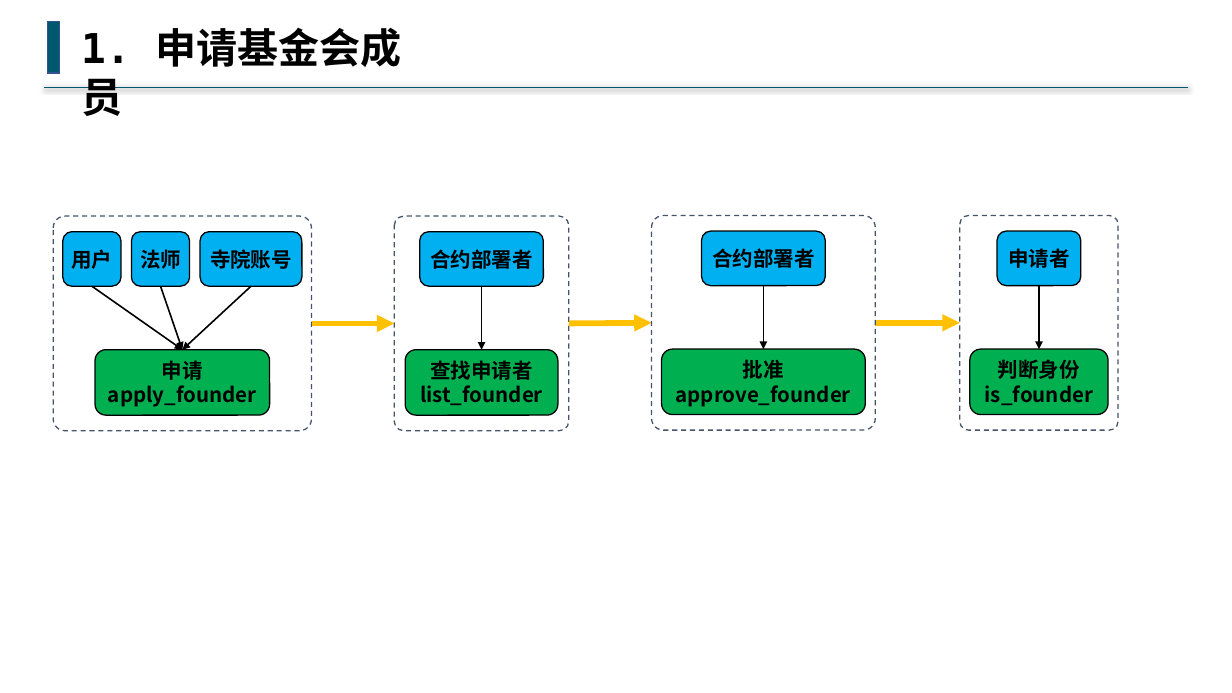
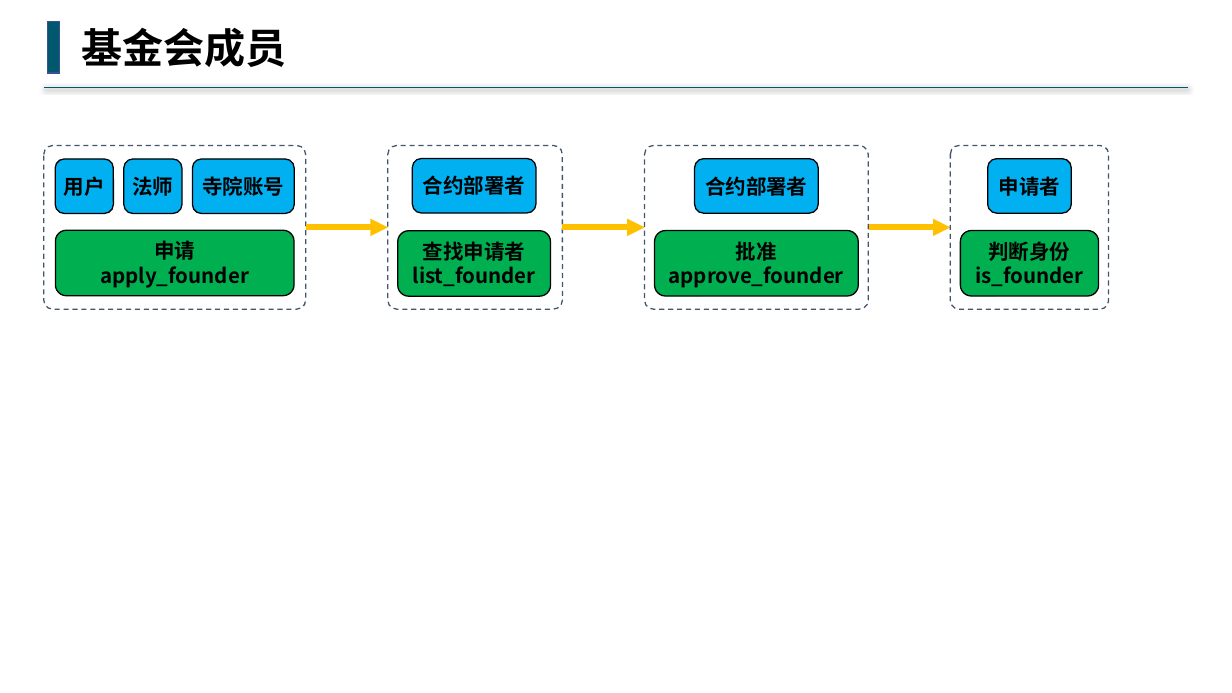
Before and after one commit to buddhachain/buddhaContract, a slide deck: slide 2 of doc/流程框架.pptx (slide 1 before the commit). Drawn at 1232x693 pixels with LibreOffice and Linux fonts; fonts in the diff are those of the drawing. Boxes give left, top, right and bottom in pixels: in the first picture for what was removed or moved away, otherwise in the second. Text is boxed around its words. In the diff, an @@ line names an element or a change of style, - is before the commit and + after.

```diff
--- a/doc/流程框架.pptx
+++ b/doc/流程框架.pptx
@@ text at (x1=81, y1=28, x2=286, y2=67): text changed @@
-1. 申请基金会成员
+基金会成员
@@ rounded rectangle resized from (x1=54, y1=216, x2=312, y2=431) to (x1=43, y1=145, x2=305, y2=309) @@
@@ rounded rectangle resized from (x1=395, y1=216, x2=569, y2=431) to (x1=388, y1=145, x2=563, y2=309) @@
@@ rounded rectangle resized from (x1=652, y1=215, x2=875, y2=430) to (x1=645, y1=145, x2=869, y2=309) @@
@@ rounded rectangle resized from (x1=960, y1=215, x2=1118, y2=430) to (x1=951, y1=145, x2=1109, y2=309) @@
@@ rounded rectangle "法师" moved from (x1=131, y1=232, x2=189, y2=287) to (x1=124, y1=159, x2=182, y2=213) @@
@@ 3 rounded rectangles moved together from (x1=63, y1=232, x2=543, y2=287) to (x1=55, y1=159, x2=536, y2=213) @@
@@ rounded rectangle "合约部署者" moved from (x1=701, y1=231, x2=825, y2=286) to (x1=695, y1=159, x2=819, y2=213) @@
@@ rounded rectangle "申请者" moved from (x1=997, y1=231, x2=1081, y2=286) to (x1=988, y1=159, x2=1072, y2=213) @@
@@ rounded rectangle "申请" resized from (x1=95, y1=349, x2=270, y2=415) to (x1=55, y1=230, x2=294, y2=296) @@
@@ rounded rectangle "查找申请者" moved from (x1=405, y1=349, x2=557, y2=415) to (x1=398, y1=231, x2=551, y2=297) @@
@@ rounded rectangle "批准" moved from (x1=662, y1=349, x2=865, y2=415) to (x1=654, y1=231, x2=858, y2=297) @@
@@ 3 arrows moved together from (x1=311, y1=323, x2=960, y2=323) to (x1=306, y1=227, x2=951, y2=227) @@
@@ rounded rectangle "判断身份" moved from (x1=970, y1=349, x2=1109, y2=415) to (x1=960, y1=231, x2=1099, y2=297) @@
@@ arrow removed from (91, 287) to (182, 349) @@
@@ arrow removed from (161, 287) to (182, 349) @@
@@ arrow removed from (251, 287) to (182, 349) @@
@@ arrow removed from (482, 287) to (482, 349) @@
@@ arrow removed from (763, 286) to (763, 349) @@
@@ arrow removed from (1039, 286) to (1039, 349) @@
```
Also in this commit, not shown: 4 other slides changed, 7 slides added, 4 slides removed, 3 other files.
